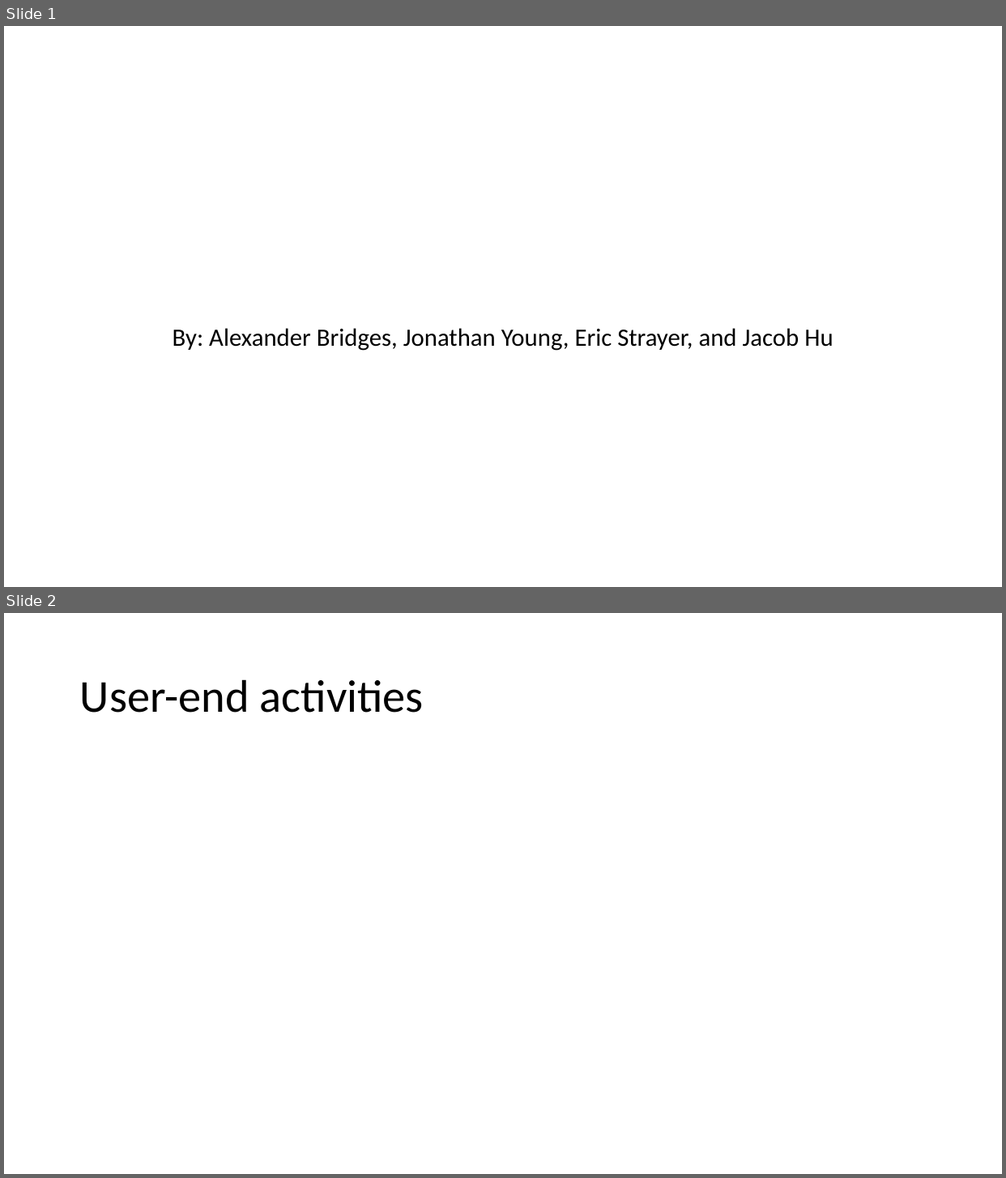
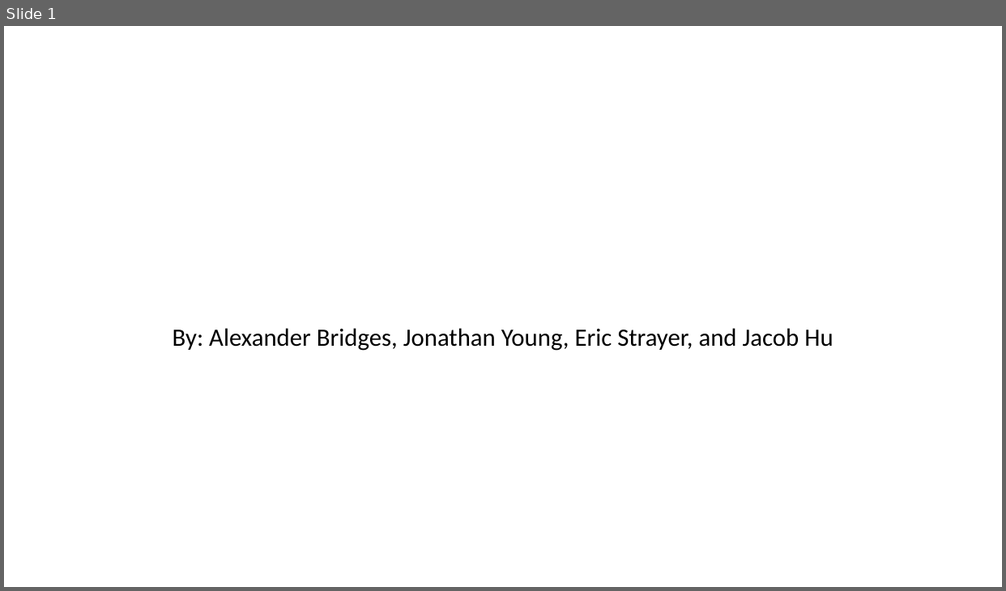
Before and after one commit to acb5649/BAConnect, a slide deck: Course Project Presentation 1.pptx. Shown one above the other, each under a label of ours: slides 1 and 2 before the commit, slide 1 after it. The pictures are 1006x1178 and 1006x591 pixels, drawn with LibreOffice and Linux fonts; fonts in the diff are those of the drawing. Boxes give left, top, right and bottom in pixels: in the first picture for what was removed or moved away, otherwise in the second. Text is boxed around its words. In the diff, an @@ line names an element or a change of style, - is before the commit and + after.

```diff
--- a/Course Project Presentation 1.pptx
+++ b/Course Project Presentation 1.pptx
@@ slide 2 removed at (4, 613, 1002, 1174), background #FFFFFF @@
@@ title removed at (80, 679, 424, 713) @@
-User-end activities
```
Also in this commit, not shown: 4 slides changed, 4 other slides removed.
